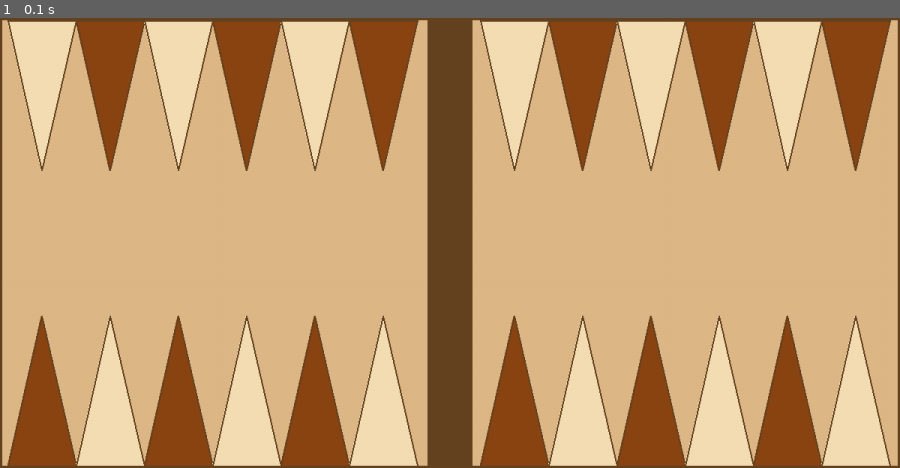
Above: before the commit, frame 1.
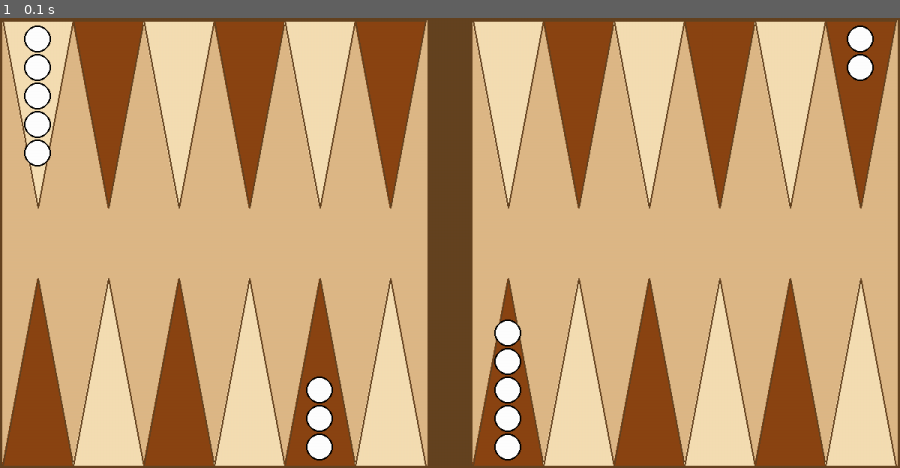
Above: after the commit, the same moment.

Repository: um-computacion/computacion-2025-backgammon-abigailpalacios
Game: pygame game, started from pygame_ui/board.py
Two runs of this game, one before a commit and one after it. Both use one fixed random seed, a clock stepped at 60 frames per second and the inputs below.
Inputs:
- Up to frame 1 (0.1 s): no input

The runs differ from the first frame. In frame 1, 16% of the frame differs, in the area x 0-100%, y 0-100%.

Commit message:
fichas blancas

Diff:
--- a/pygame_ui/board.py
+++ b/pygame_ui/board.py
@@ -10,7 +10,10 @@
         self.color_triangulo_claro = (245, 222, 179)  # Wheat
         self.color_triangulo_oscuro = (139, 69, 19)   # Saddle Brown
         self.ancho_triangulo = 80
-        self.alto_triangulo = 200
+        self.alto_triangulo = 250
+        self.color_ficha_blanca = (255, 255, 255)  # Blanco
+        self.color_borde_ficha = (0, 0, 0)  # Negro para bordes
+        self.radio_ficha = 18
 
     def dibujar_triangulo(self, pantalla, x, y, ancho, alto, color, hacia_abajo=True):
         if hacia_abajo:
@@ -20,6 +23,19 @@
         pygame.draw.polygon(pantalla, color, puntos)
         pygame.draw.polygon(pantalla, self.color_borde, puntos, 2)
 
+    def dibujar_ficha(self, pantalla, x, y, color):
+        pygame.draw.circle(pantalla, color, (x, y), self.radio_ficha)
+        pygame.draw.circle(pantalla, self.color_borde_ficha, (x, y), self.radio_ficha, 2)
+
+    def dibujar_fichas_en_triangulo(self, pantalla, triangulo_x, triangulo_y, ancho_triangulo, cantidad, color, hacia_abajo=True):
+        centro_x = triangulo_x + ancho_triangulo // 2
+        for i in range(cantidad):
+            if hacia_abajo:
+                ficha_y = triangulo_y + 25 + (i * (self.radio_ficha * 2 + 2))
+            else:
+                ficha_y = triangulo_y + self.alto_triangulo - 25 - (i * (self.radio_ficha * 2 + 2))
+            self.dibujar_ficha(pantalla, centro_x, ficha_y, color)
+
     def dibujar(self, pantalla):
         pantalla.fill(self.color_fondo)
         pygame.draw.rect(pantalla, self.color_borde,
@@ -27,14 +43,17 @@
         barra_x = self.ancho // 2 - self.ancho_barra // 2  #barra central
         pygame.draw.rect(pantalla, self.color_borde,
                         (barra_x, 0, self.ancho_barra, self.alto))
-        espacio_lado = (barra_x - 20) // 6  # Espacio para 6 triángulos en cada lado
-        inicio_x_derecho = barra_x + self.ancho_barra + 10 #dibujar triángulos arriba derecha
+
+        # Calcular espacio más ajustado para los triángulos
+        espacio_lado = (barra_x - 5) // 6  # Menos margen para que queden más cerca
+
+        inicio_x_derecho = barra_x + self.ancho_barra #dibujar triángulos arriba derecha
         for i in range(6):
             x = inicio_x_derecho + i * espacio_lado
             color = self.color_triangulo_claro if i % 2 == 0 else self.color_triangulo_oscuro
             self.dibujar_triangulo(pantalla, x, 3, espacio_lado, self.alto_triangulo,
                                  color, hacia_abajo=True)
-        inicio_x_izquierdo = 10 #dibujar triángulos arriba izquierda
+        inicio_x_izquierdo = 3 #dibujar triángulos arriba izquierda
         for i in range(6):
             x = inicio_x_izquierdo + i * espacio_lado
             color = self.color_triangulo_claro if i % 2 == 0 else self.color_triangulo_oscuro
@@ -54,6 +73,23 @@
             self.dibujar_triangulo(pantalla, x, self.alto - self.alto_triangulo - 3, espacio_lado, self.alto_triangulo,
                                  color, hacia_abajo=False)
 
+        # Dibujar fichas blancas iniciales según posiciones del core
+        # Posición 0 del tablero (2 fichas) - arriba derecha, último triángulo (índice 5)
+        x_pos0 = inicio_x_derecho + 5 * espacio_lado
+        self.dibujar_fichas_en_triangulo(pantalla, x_pos0, 3, espacio_lado, 2, self.color_ficha_blanca, True)
+
+        # Posición 11 del tablero (5 fichas) - arriba izquierda, primer triángulo (índice 0)
+        x_pos11 = inicio_x_izquierdo + 0 * espacio_lado
+        self.dibujar_fichas_en_triangulo(pantalla, x_pos11, 3, espacio_lado, 5, self.color_ficha_blanca, True)
+
+        # Posición 16 del tablero (3 fichas) - abajo izquierda, quinto triángulo (índice 4)
+        x_pos16 = inicio_x_izquierdo + 4 * espacio_lado
+        self.dibujar_fichas_en_triangulo(pantalla, x_pos16, self.alto - self.alto_triangulo - 3, espacio_lado, 3, self.color_ficha_blanca, False)
+
+        # Posición 18 del tablero (5 fichas) - abajo derecha, primer triángulo (índice 0)
+        x_pos18 = inicio_x_derecho + 0 * espacio_lado
+        self.dibujar_fichas_en_triangulo(pantalla, x_pos18, self.alto - self.alto_triangulo - 3, espacio_lado, 5, self.color_ficha_blanca, False)
+
 if __name__ == "__main__":
     pygame.init()
     pantalla = pygame.display.set_mode((1200, 600))
--- a/pygame_ui/main.py
+++ b/pygame_ui/main.py
@@ -54,7 +54,7 @@
             if event.type == pygame.QUIT:
                 running = False
 
-        # Dibujar el tablero en lugar de pantalla negra
+        # Dibujar el tablero con fichas blancas
         tablero.dibujar(screen)
         pygame.display.flip()
 
